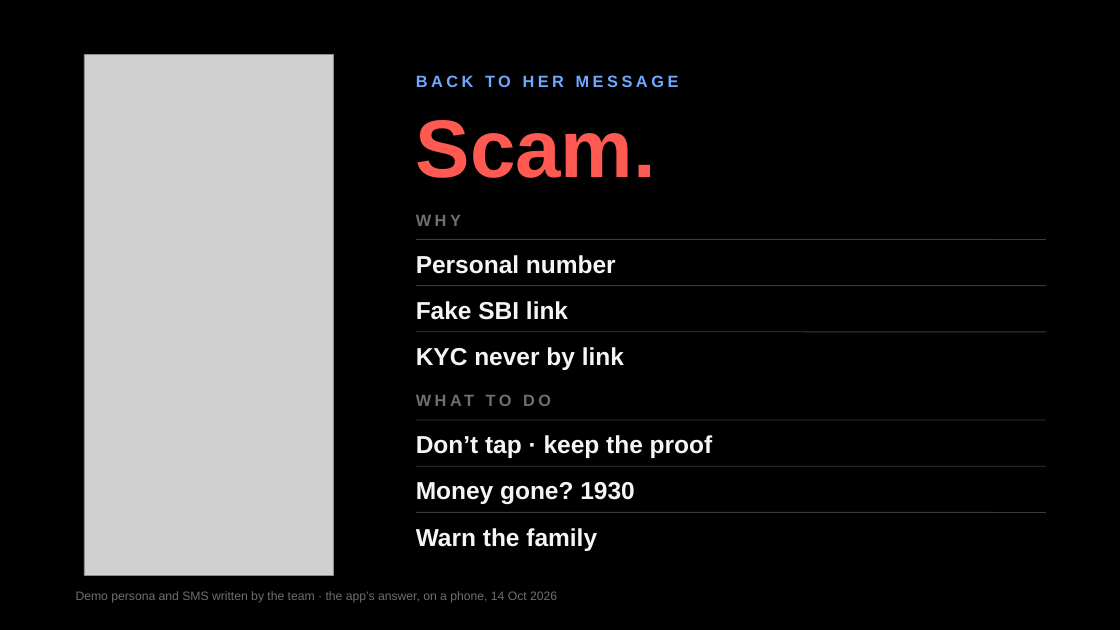
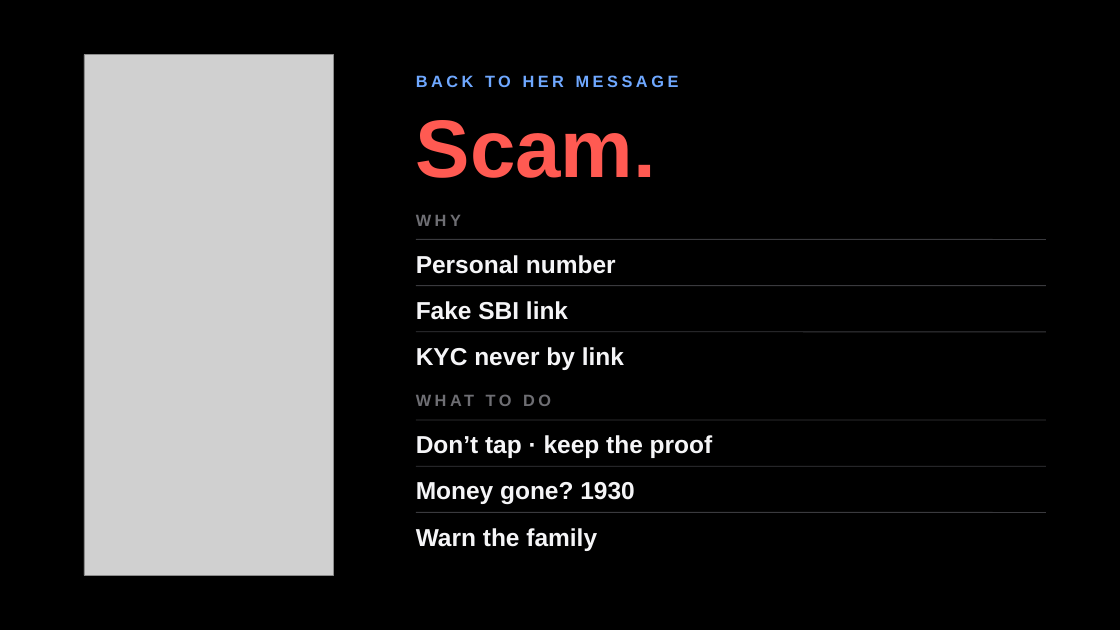
Before and after one commit to ishmiit/Sahayak, a slide deck: slide 5 of docs/deck/Sahayak_Keynote_v5.pptx. Drawn at 1120x630 pixels with LibreOffice and Linux fonts; fonts in the diff are those of the drawing; grey boxes stand for pictures. Boxes give left, top, right and bottom in pixels: in the first picture for what was removed or moved away, otherwise in the second. Text is boxed around its words. In the diff, an @@ line names an element or a change of style, - is before the commit and + after.

```diff
--- a/docs/deck/Sahayak_Keynote_v5.pptx
+++ b/docs/deck/Sahayak_Keynote_v5.pptx
@@ text removed at (x1=76, y1=591, x2=557, y2=603) @@
-Demo persona and SMS written by the team · the app’s answer, on a phone, 14 Oct 2026
```
Also in this commit, not shown: 10 other slides changed, 3 other files.
